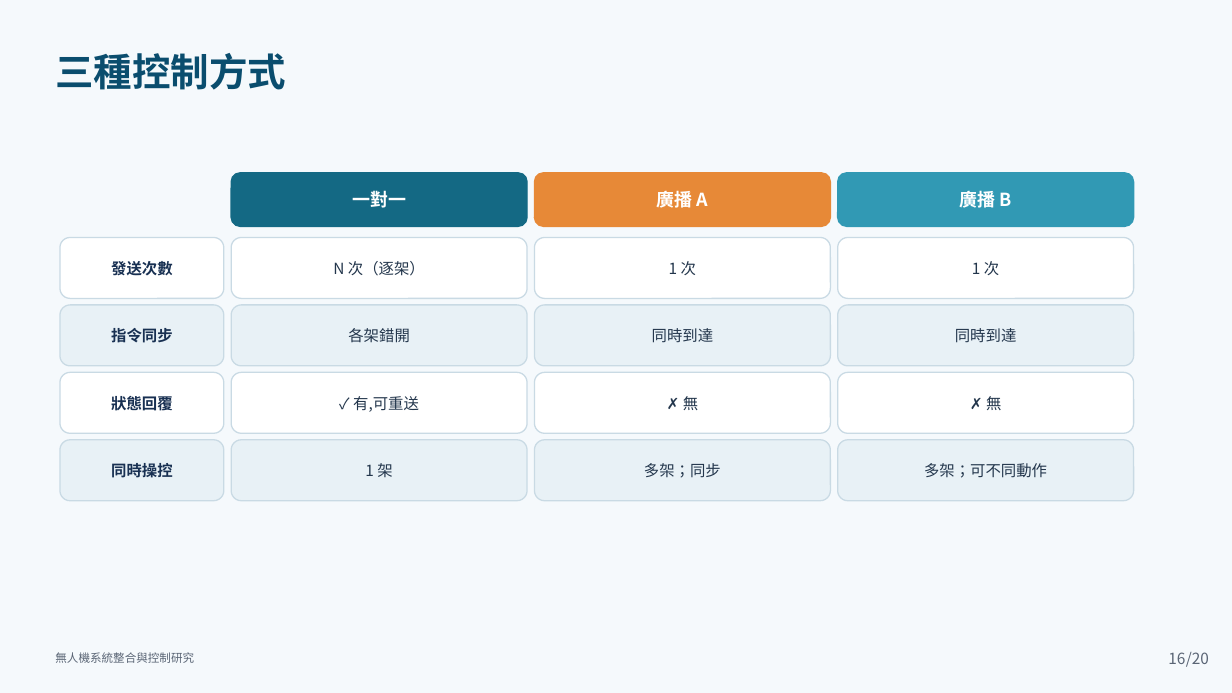
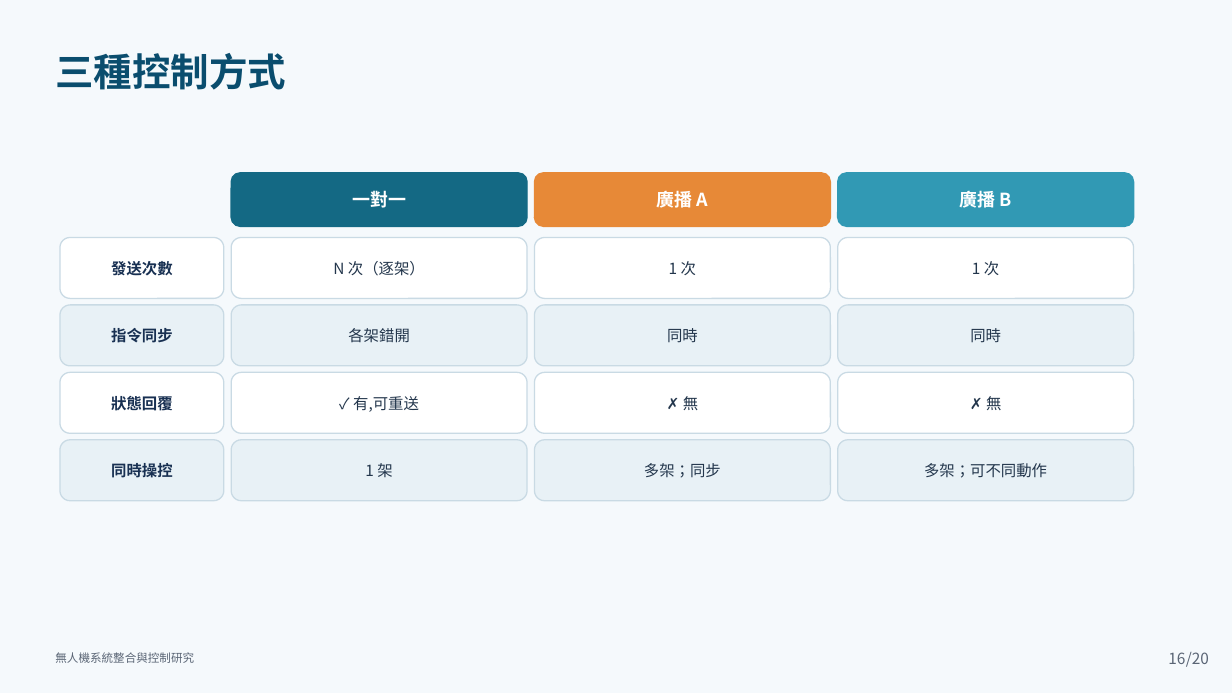
Before and after one commit to lingken1028/-, a slide deck: slide 16 of 無人機系統整合與控制研究_口試簡報.pptx. Drawn at 1232x693 pixels with LibreOffice and Linux fonts; fonts in the diff are those of the drawing. Boxes give left, top, right and bottom in pixels: in the first picture for what was removed or moved away, otherwise in the second. Text is boxed around its words. In the diff, an @@ line names an element or a change of style, - is before the commit and + after.

```diff
--- a/無人機系統整合與控制研究_口試簡報.pptx
+++ b/無人機系統整合與控制研究_口試簡報.pptx
@@ text at bbox=[667, 328, 698, 343]: text changed @@
-同時到達
+同時
@@ text at bbox=[970, 328, 1001, 343]: text changed @@
-同時到達
+同時
```
